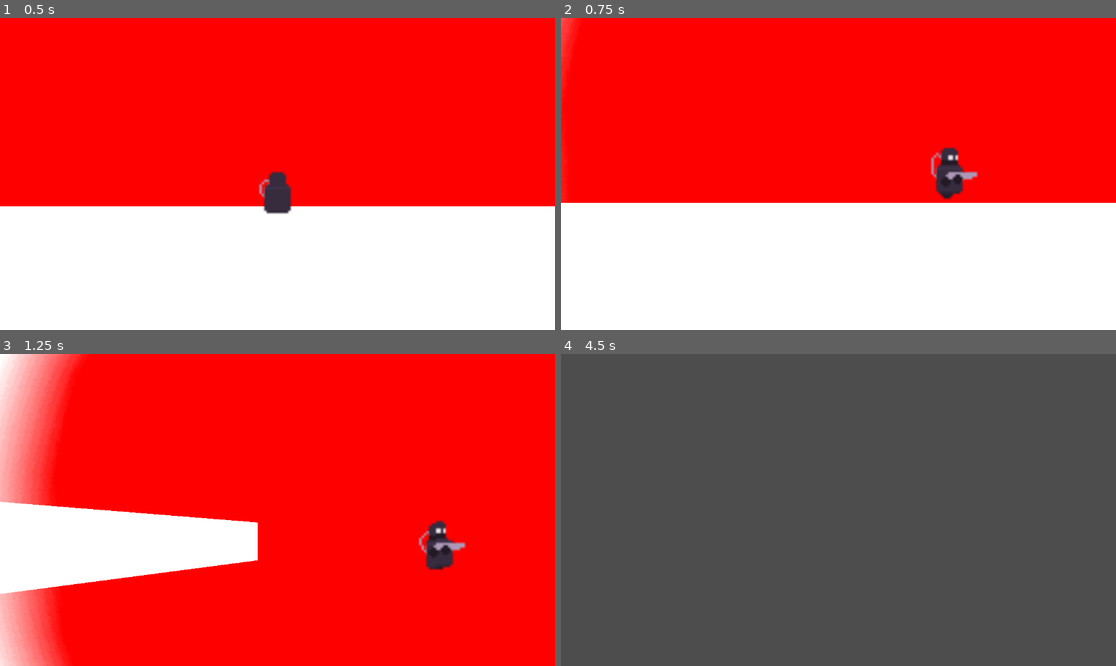
Above: before the commit, frames 1-4 (two rows, left to right).
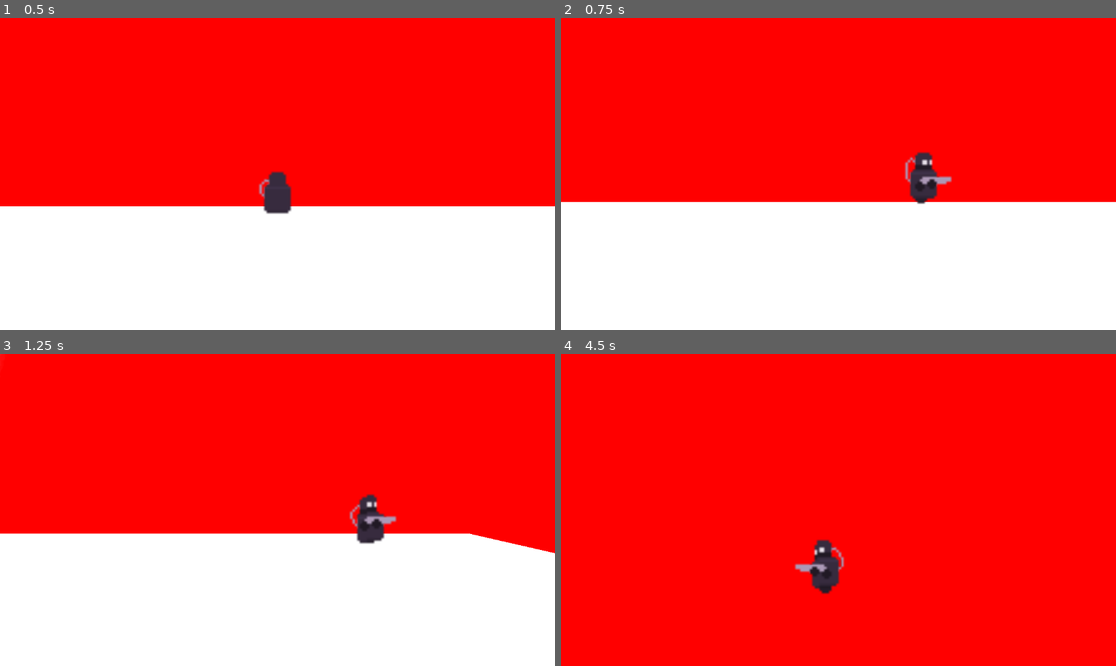
Above: after the commit, the same moments.

Repository: Crosgaard/characterLight
Game: Godot game, scene res://scenes/levels/level.tscn
The game is run twice, just before and just after one commit, with the same random seed, the same clock (stepped at 60 frames per second) and the same inputs.
Inputs (mouse positions are in pixels of both pictures, inside the frame that each line leads up to):
- Up to frame 1 (0.5 s): no input
- Up to frame 2 (0.75 s): move the mouse to (960, 158) at 0.52 s; hold D (Right) from 0.53 s (still down); tap Shift (Dash) at 0.6 s
- Up to frame 3 (1.25 s): keep holding D (Right); tap Space (Jump) at 0.77 s
- Up to frame 4 (4.5 s): move the mouse to (727, 525) at 1.27 s; tap Shift (Dash) every 0.75 s from 1.35 to 4.35 s; tap Space (Jump) at 1.52, 3.02, 3.77 s; move the mouse to (894, 441) at 2.02 s; release D (Right) at 2.03 s; hold A (Left) 2.03-2.78 s; move the mouse to (810, 572) at 2.77 s; hold D (Right) 2.78-4.28 s; move the mouse to (1005, 556) at 3.52 s; move the mouse to (672, 463) at 4.27 s; hold A (Left) from 4.28 s (still down)

Frame 1 is identical in both runs. In frame 2, 2.3% of the frame differs, in the area x 0-100%, y 0-60%; in frame 3, 45%; in frame 4, 100%, in the area x 0-100%, y 0-100%.

Commit message:
metadata

Diff:
--- a/scenes/player/player.gd
+++ b/scenes/player/player.gd
@@ -8,7 +8,7 @@
 const MAX_SPEED = 300.0
 const MOVEMENT_ACCEL = 3000
 const JUMP_VELOCITY = -400.0
-const DASH_SPEED: float = 2000
+const DASH_SPEED: float = 1500
 const DASH_SLOW_TIME: float = 1000
 const DASH_COOLDOWN: float = 250
 
@@ -43,7 +43,6 @@
 
 func _physics_process(delta):
 	# Add the gravity.
-
 	if dash_slow and Input.is_action_just_released("Dash"):
 		dash_slow = false
 		can_dash = false
